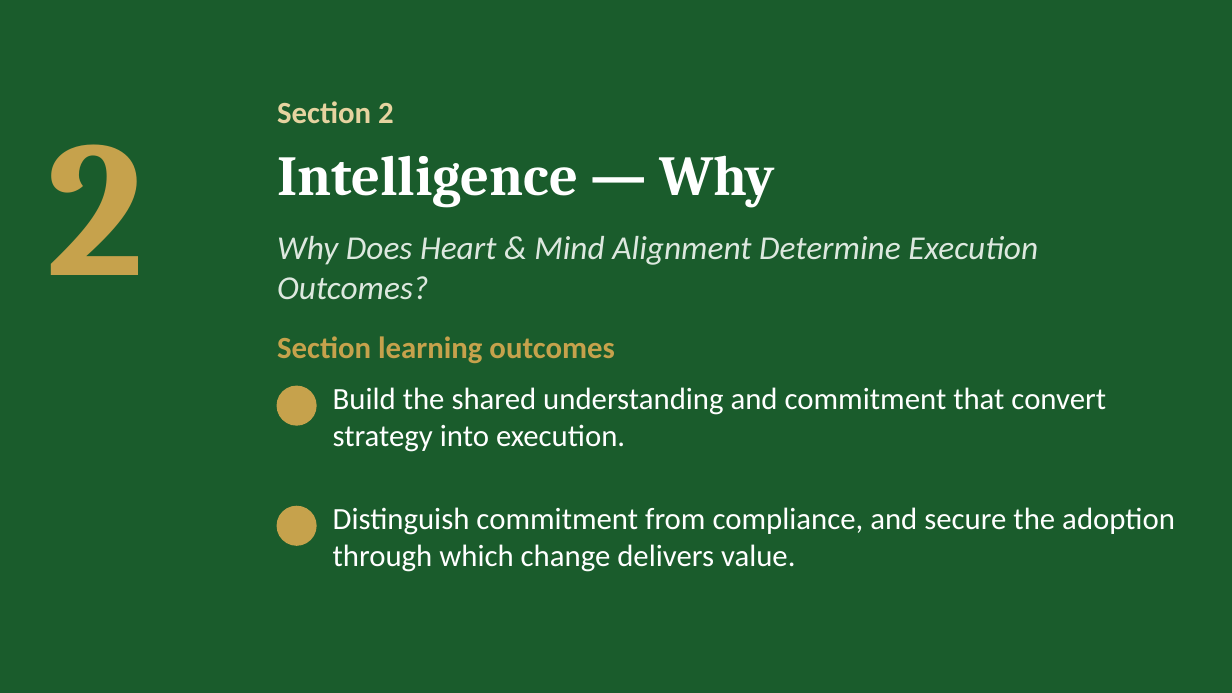
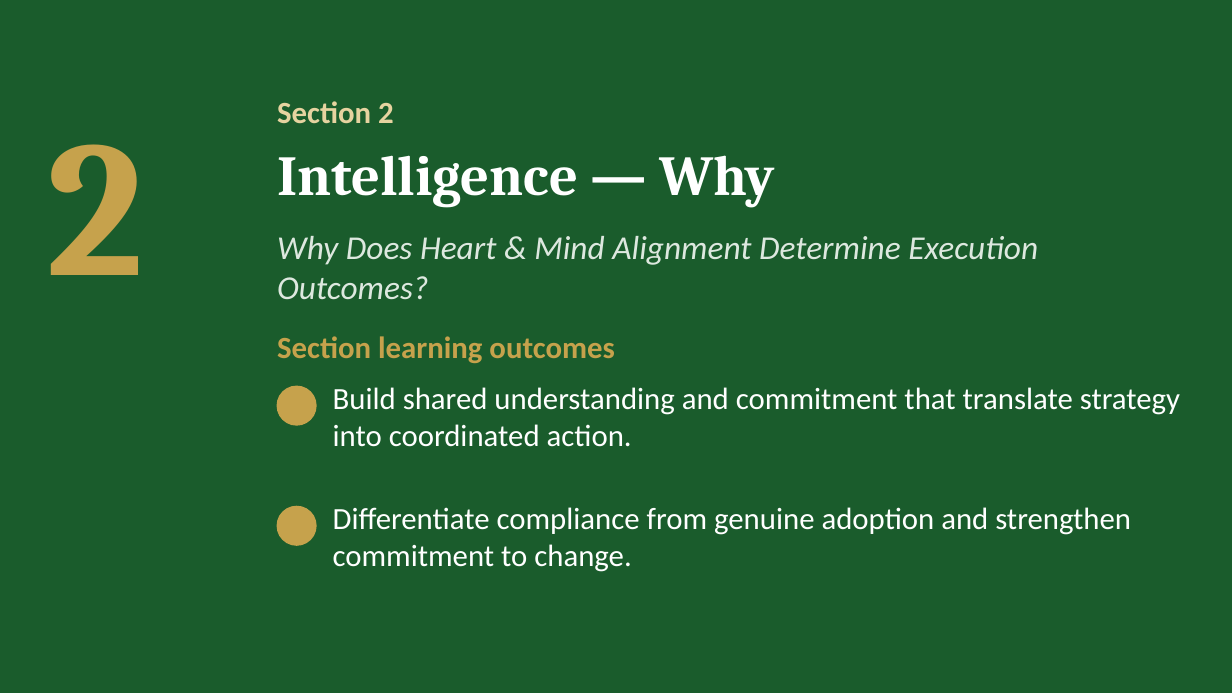
Before and after one commit to IBSL26/ibsl-platform, a slide deck: slide 20 of Unit decks/Unit 05 - Aligning Heart & Mind.pptx. Drawn at 1232x693 pixels with LibreOffice and Linux fonts; fonts in the diff are those of the drawing; background and template pictures are left out. Boxes give left, top, right and bottom in pixels: in the first picture for what was removed or moved away, otherwise in the second. Text is boxed around its words. In the diff, an @@ line names an element or a change of style, - is before the commit and + after.

```diff
--- a/Unit decks/Unit 05 - Aligning Heart & Mind.pptx
+++ b/Unit decks/Unit 05 - Aligning Heart & Mind.pptx
@@ text at (x1=333, y1=387, x2=1180, y2=447): text changed @@
-Build the shared understanding and commitment that convert strategy into execution.
+Build shared understanding and commitment that translate strategy into coordinated action.
@@ text at (x1=333, y1=507, x2=1131, y2=572): text changed @@
-Distinguish commitment from compliance, and secure the adoption through which change delivers value.
+Differentiate compliance from genuine adoption and strengthen commitment to change.
```
Also in this commit, not shown: 5 other slides changed, 27 other files.
